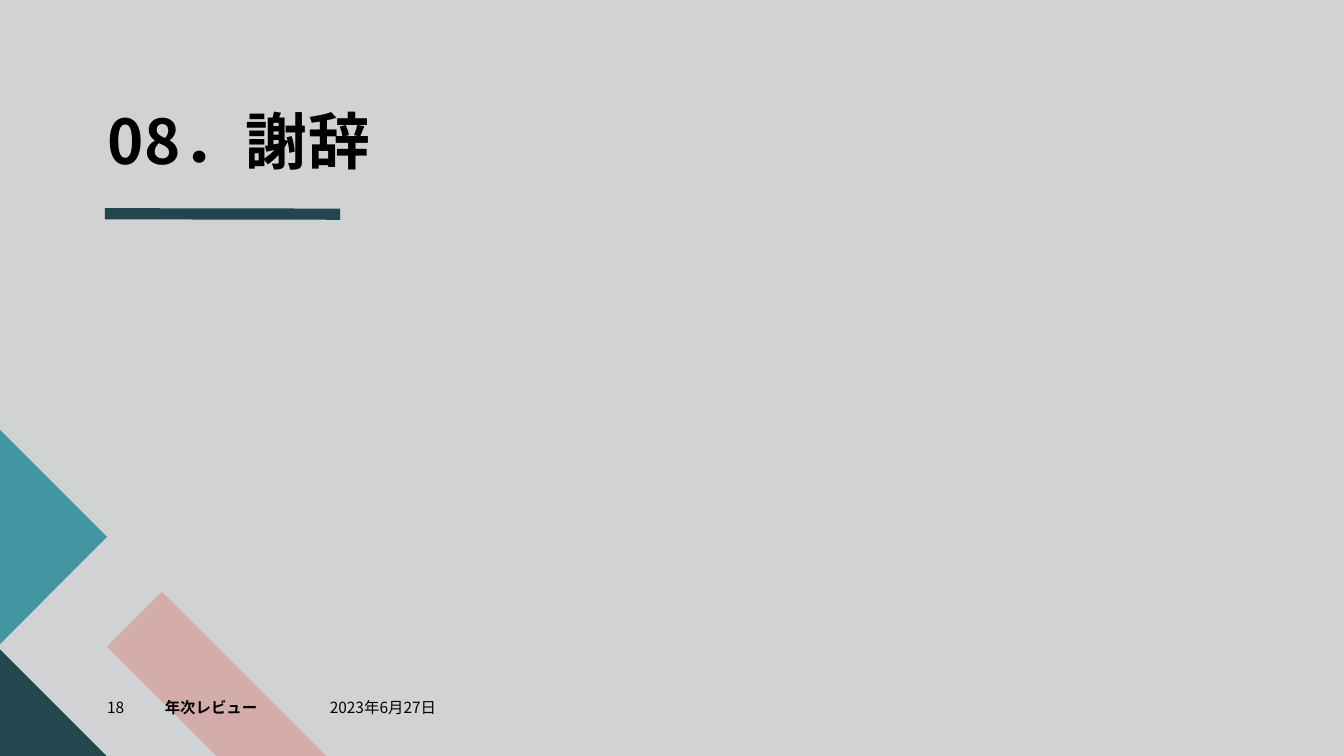
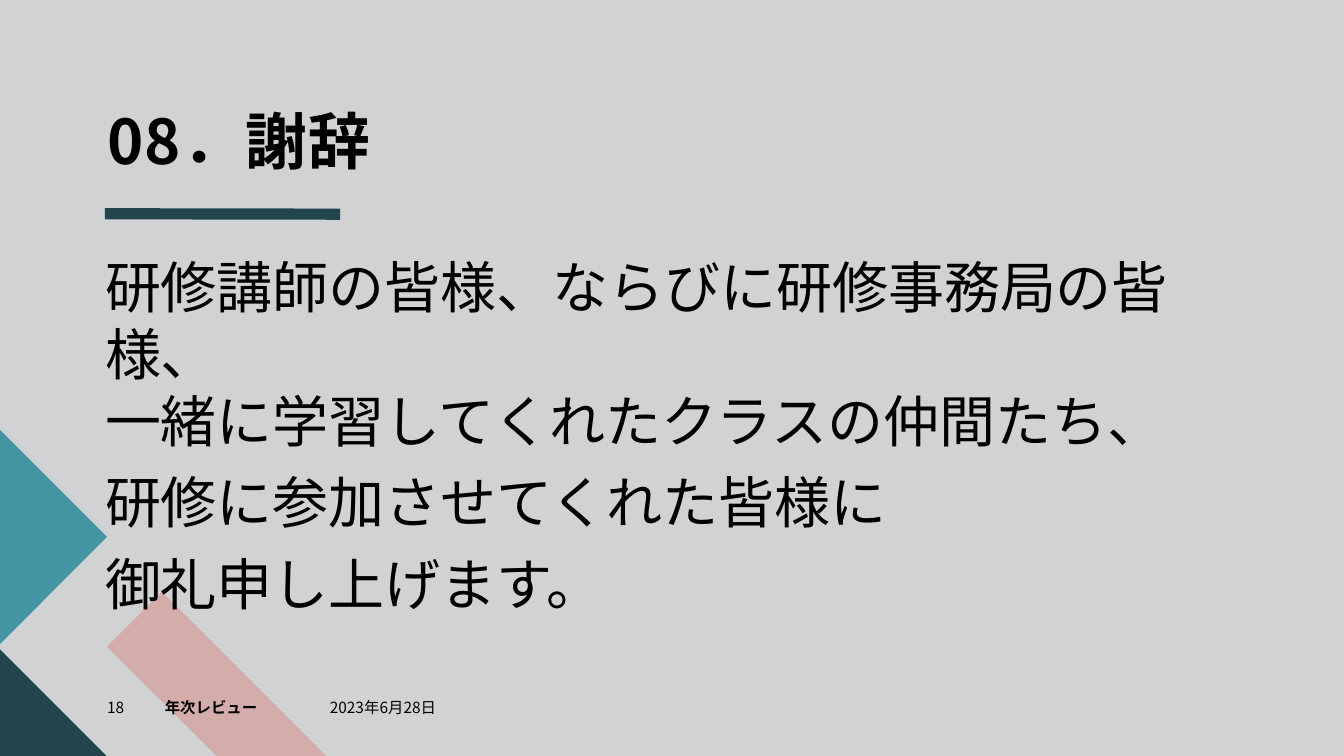
Before and after one commit to dojo2023/C-5, a slide deck: slide 18 of doc/SubsKeeper.pptx. Drawn at 1344x756 pixels with LibreOffice and Linux fonts; fonts in the diff are those of the drawing. Boxes give left, top, right and bottom in pixels: in the first picture for what was removed or moved away, otherwise in the second. Text is boxed around its words. In the diff, an @@ line names an element or a change of style, - is before the commit and + after.

```diff
--- a/doc/SubsKeeper.pptx
+++ b/doc/SubsKeeper.pptx
@@ text added at (105, 261, 1168, 619), 40 pt, text #000000 @@
+研修講師の皆様、ならびに研修事務局の皆様、
+一緒に学習してくれたクラスの仲間たち、
+研修に参加させてくれた皆様に
+御礼申し上げます。
@@ text at (330, 700, 436, 715): text changed @@
-2023年6月27日
+2023年6月28日
```
Also in this commit, not shown: 16 other slides changed.
